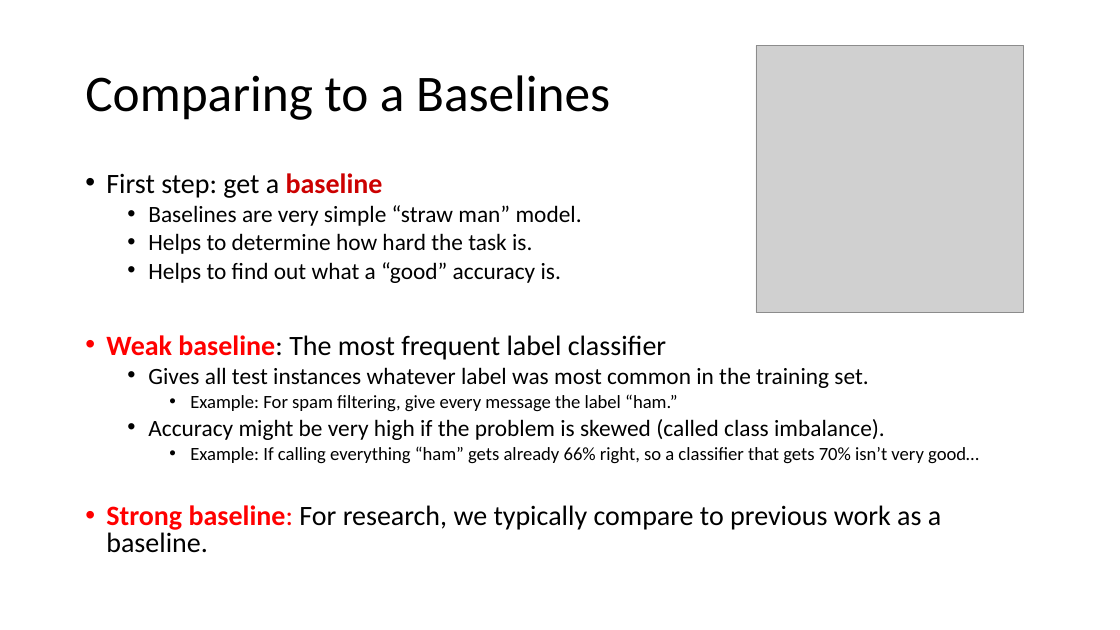
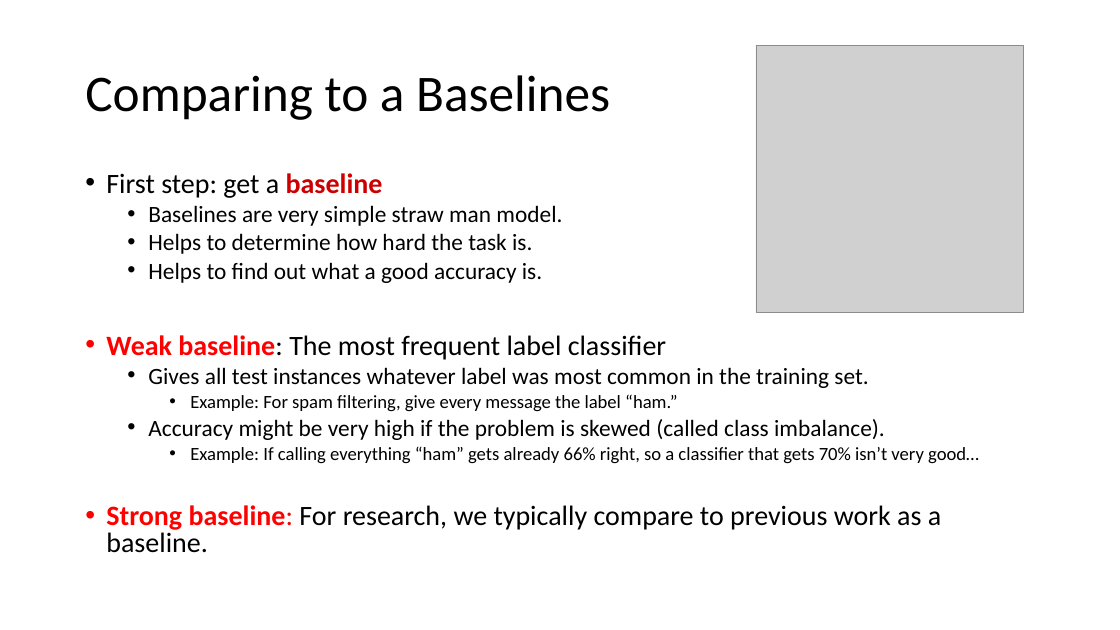
Before and after one commit to mhahsler/CS7320-AI, a slide deck: slide 21 of slides/19_ML_intro.pptx (slide 22 before the commit). Drawn at 1120x630 pixels with LibreOffice and Linux fonts; fonts in the diff are those of the drawing; grey boxes stand for pictures. Boxes give left, top, right and bottom in pixels: in the first picture for what was removed or moved away, otherwise in the second. Text is boxed around its words. In the diff, an @@ line names an element or a change of style, - is before the commit and + after.

```diff
--- a/slides/19_ML_intro.pptx
+++ b/slides/19_ML_intro.pptx
@@ text at [148,205,562,226]: text changed @@
-  • Baselines are very simple “straw man” model.
+  • Baselines are very simple straw man model.
@@ text at [148,262,542,283]: text changed @@
-  • Helps to find out what a “good” accuracy is.
+  • Helps to find out what a good accuracy is.
```
Also in this commit, not shown: 15 other slides changed, 2 slides added, 2 slides removed, 1 other file.
